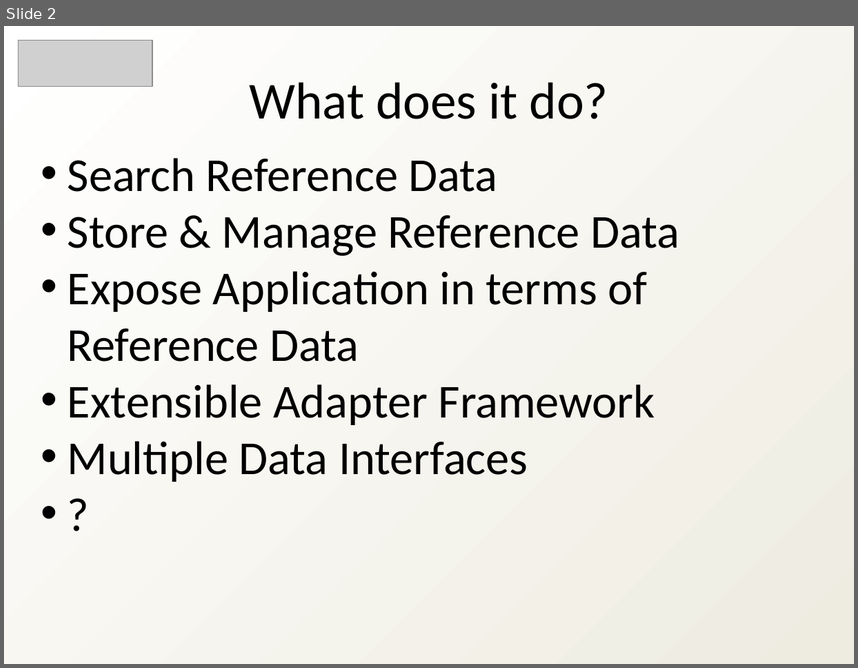
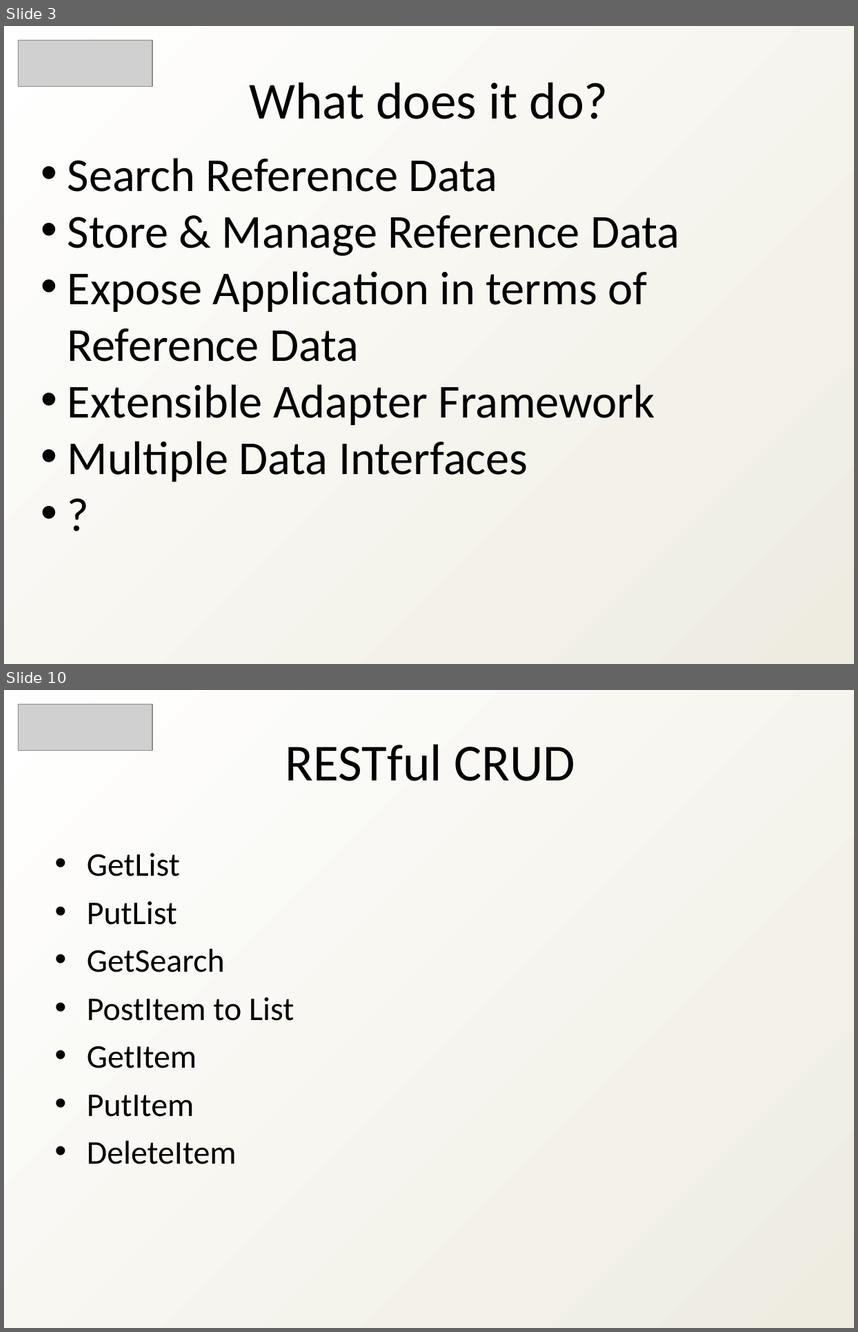
Before and after one commit to heyena/iring-tools, a slide deck: trunk/Documentation/iRINGTools_Overview_v2.1.0.ppt. Shown one above the other, each under a label of ours: slide 2 before the commit, slides 3 and 10 after it; the slides between them are not shown. The pictures are 858x668 and 858x1332 pixels, drawn with LibreOffice and Linux fonts; fonts in the diff are those of the drawing; grey boxes stand for pictures. Boxes give left, top, right and bottom in pixels: in the first picture for what was removed or moved away, otherwise in the second. Text is boxed around its words. In the diff, an @@ line names an element or a change of style, - is before the commit and + after.

```diff
--- a/trunk/Documentation/iRINGTools_Overview_v2.1.0.ppt
+++ b/trunk/Documentation/iRINGTools_Overview_v2.1.0.ppt
@@ slide 10 added at bbox=[4, 690, 854, 1328], background gradient #FFFFFF to #EEECE1 @@
@@ picture added at bbox=[18, 704, 153, 750] @@
@@ text added at bbox=[286, 744, 575, 781], 44 pt, text #000000 @@
+RESTful CRUD
@@ text added at bbox=[87, 853, 294, 1164], 28 pt, text #000000 @@
+• GetList
+• PutList
+• GetSearch
+• PostItem to List
+• GetItem
+• PutItem
+• DeleteItem
@@ what was slide 2 is now slide 3 @@
```
Also in this commit, not shown: 2 slides changed, 17 other slides added, 17 slides removed, 1 other file.
